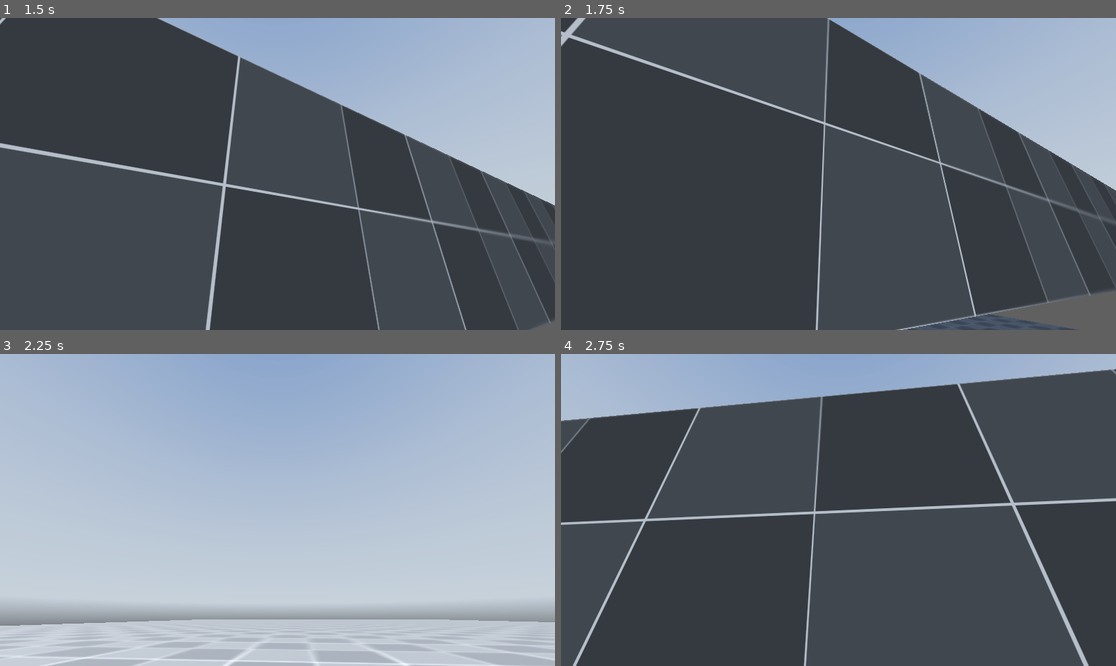
Above: before the commit, frames 1-4 (two rows, left to right).
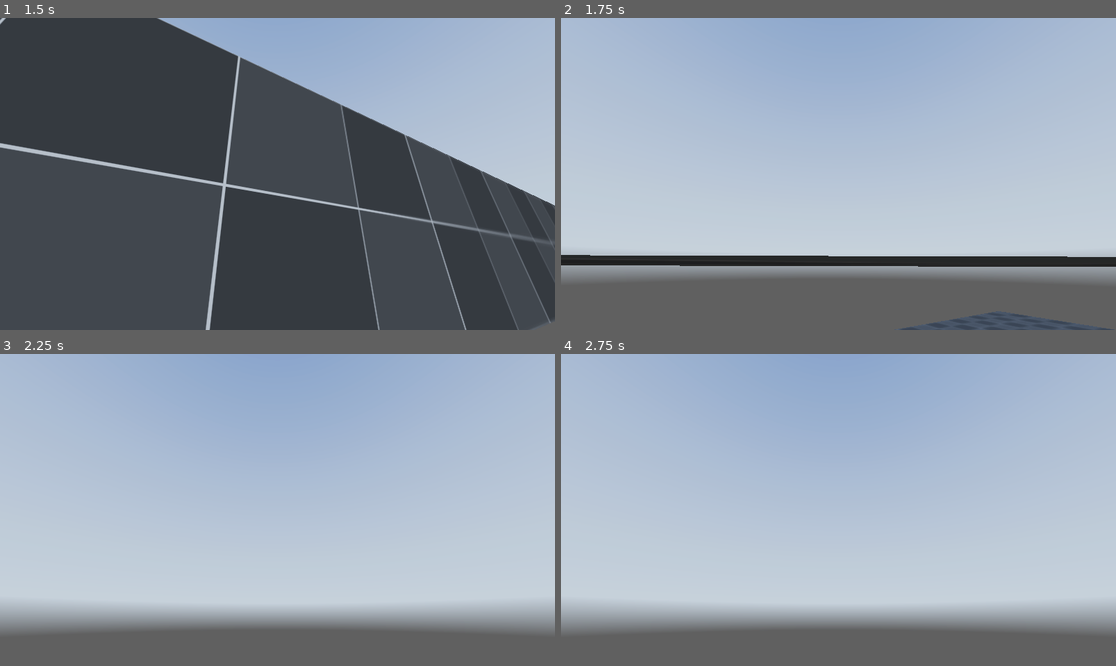
Above: after the commit, the same moments.

Repository: NitenOS/FirstPersonneTemplate
Game: Godot game, scene res://level.tscn
The game is run twice, just before and just after one commit, with the same random seed, the same clock (stepped at 60 frames per second) and the same inputs. The project has no main scene, so this scene is started directly. A sky picture missing from this copy of the repository is replaced by a grey-blue gradient.
Inputs (mouse positions are in pixels of both pictures, inside the frame that each line leads up to):
- Up to frame 1 (1.5 s): move the mouse to (249, 236) at 0.52 s; hold W (move_forward) from 0.53 s (still down); tap Space (jump) at 0.6, 0.77, 1.07 s; click (249, 236) at 0.67 s; move the mouse to (316, 177) at 1.27 s; tap Ctrl (crouch) at 1.35 s
- Up to frame 2 (1.75 s): keep holding W (move_forward); tap Space (jump) at 1.52, 1.55 s
- Up to frame 3 (2.25 s): keep holding W (move_forward); tap Space (jump) at 1.82 s; move the mouse to (233, 506) at 2.02 s; hold Shift (sprint) from 2.03 s (still down)
- Up to frame 4 (2.75 s): keep holding W (move_forward); keep holding Shift (sprint); tap Space (jump) at 2.3 s

Frame 1 is identical in both runs. In frame 2, 82% of the frame differs, in the area x 0-100%, y 0-100%; in frame 3, 14%; in frame 4, 86%, in the area x 0-100%, y 4-100%.

Commit message:
Push
début du système d'écalade

Diff:
--- a/Node/src_player.tscn
+++ b/Node/src_player.tscn
@@ -7,6 +7,33 @@
 
 [sub_resource type="CapsuleShape3D" id="CapsuleShape3D_v3drd"]
 height = 1.3
+
+[sub_resource type="Animation" id="Animation_waoww"]
+length = 0.001
+tracks/0/type = "value"
+tracks/0/imported = false
+tracks/0/enabled = true
+tracks/0/path = NodePath("Camera3D:position")
+tracks/0/interp = 1
+tracks/0/loop_wrap = true
+tracks/0/keys = {
+"times": PackedFloat32Array(0),
+"transitions": PackedFloat32Array(1),
+"update": 0,
+"values": [Vector3(0, 0, 0)]
+}
+tracks/1/type = "value"
+tracks/1/imported = false
+tracks/1/enabled = true
+tracks/1/path = NodePath("Camera3D:rotation")
+tracks/1/interp = 1
+tracks/1/loop_wrap = true
+tracks/1/keys = {
+"times": PackedFloat32Array(0),
+"transitions": PackedFloat32Array(1),
+"update": 0,
+"values": [Vector3(0, 0, 0)]
+}
 
 [sub_resource type="Animation" id="Animation_v3drd"]
 resource_name = "jump"
@@ -34,33 +61,6 @@
 "transitions": PackedFloat32Array(1, 1, 1),
 "update": 0,
 "values": [Vector3(0, 0, 0), Vector3(0, 0, -0.008726646), Vector3(0, 0, 0)]
-}
-
-[sub_resource type="Animation" id="Animation_waoww"]
-length = 0.001
-tracks/0/type = "value"
-tracks/0/imported = false
-tracks/0/enabled = true
-tracks/0/path = NodePath("Camera3D:position")
-tracks/0/interp = 1
-tracks/0/loop_wrap = true
-tracks/0/keys = {
-"times": PackedFloat32Array(0),
-"transitions": PackedFloat32Array(1),
-"update": 0,
-"values": [Vector3(0, 0, 0)]
-}
-tracks/1/type = "value"
-tracks/1/imported = false
-tracks/1/enabled = true
-tracks/1/path = NodePath("Camera3D:rotation")
-tracks/1/interp = 1
-tracks/1/loop_wrap = true
-tracks/1/keys = {
-"times": PackedFloat32Array(0),
-"transitions": PackedFloat32Array(1),
-"update": 0,
-"values": [Vector3(0, 0, 0)]
 }
 
 [sub_resource type="Animation" id="Animation_pdrn0"]
@@ -124,6 +124,12 @@
 &"": SubResource("AnimationLibrary_pdrn0")
 }
 
+[node name="RC_Center_View" type="RayCast3D" parent="head"]
+target_position = Vector3(0, 0, -1)
+
+[node name="RC_Up_View" type="RayCast3D" parent="head"]
+target_position = Vector3(0, 1.5, -1)
+
 [node name="RC_UpCrouch" type="RayCast3D" parent="."]
 target_position = Vector3(0, 2, 0)
 
--- a/Script/character_body_3d.gd
+++ b/Script/character_body_3d.gd
@@ -1,10 +1,16 @@
 extends CharacterBody3D
 
+# Camera component
 @onready var head : Node3D = $head
 @onready var neck : Node3D = $head/neck
 @onready var eyes: Node3D = $head/neck/eyes
 @onready var camera : Camera3D = $head/neck/eyes/Camera3D
 
+# Raycast component
+@onready var rcUpView: RayCast3D = $head/RC_Up_View
+@onready var rcCenterView: RayCast3D = $head/RC_Center_View
+
+# Usefull Component
 @onready var csStandup : CollisionShape3D = $CS_Standup
 @onready var csCrouch : CollisionShape3D = $CS_Crouch
 @onready var rcUpCrouch: RayCast3D = $RC_UpCrouch
@@ -31,6 +37,7 @@
 @onready var timerSlide: Timer = $Timer_Slide
 var slideVector := Vector2.ZERO
 const SLIDE_SPEED : float = 10.0
+var isSliding : bool = false
 
 # Head bobbing var
 const HEAD_BOBBING_SPRINTING_SPEED : float = 22.0
@@ -45,11 +52,13 @@
 var headBobbingIndex : float = 0.0
 var headBobbingCurrentIntensity : float = 0.0
 
+# Climb var
+var canClimbing : bool = false
+
 # State
 var isWalking : bool = false
 var isCrouching : bool = false
 var isSprinting : bool = false
-var isSliding : bool = false
 
 func _physics_process(delta: float) -> void:
 
@@ -60,8 +69,18 @@
 	if not is_on_floor():
 		velocity += get_gravity() * delta
 
+	# Landing Logic
+	if rcCenterView.is_colliding() and !rcUpView.is_colliding():
+		canClimbing = true
+		if Input.is_action_just_pressed("jump"):
+			position += rcUpView.target_position
+			pass
+		print("Tu peut grimper")
+	else:
+		canClimbing = false
+
 	# Handle jump.
-	if Input.is_action_just_pressed("jump") and is_on_floor():
+	if Input.is_action_just_pressed("jump") and is_on_floor() and !canClimbing:
 		animationPlayer.play("jump")
 		velocity.y = JUMP_VELOCITY
 		isSliding = false
